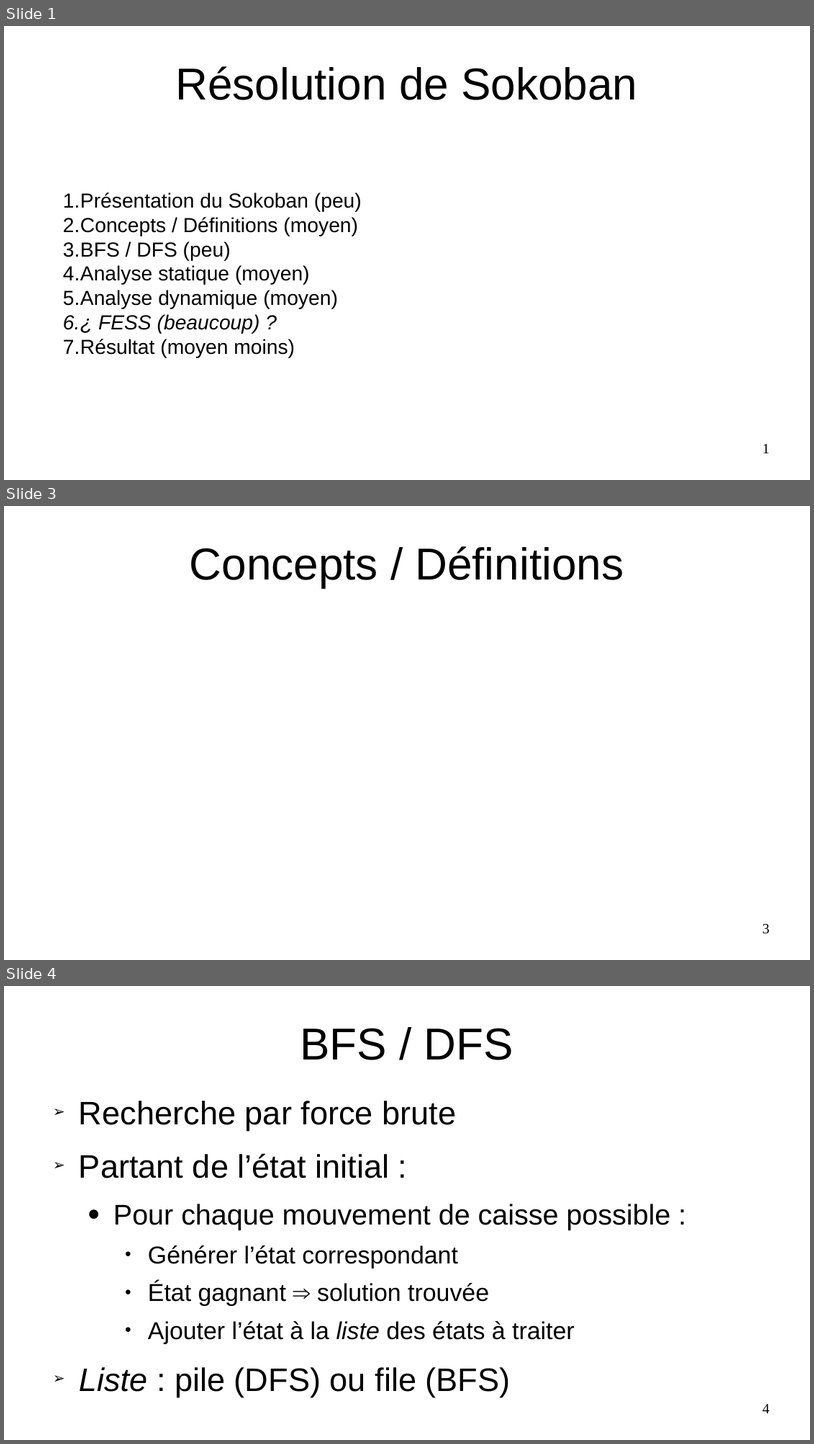
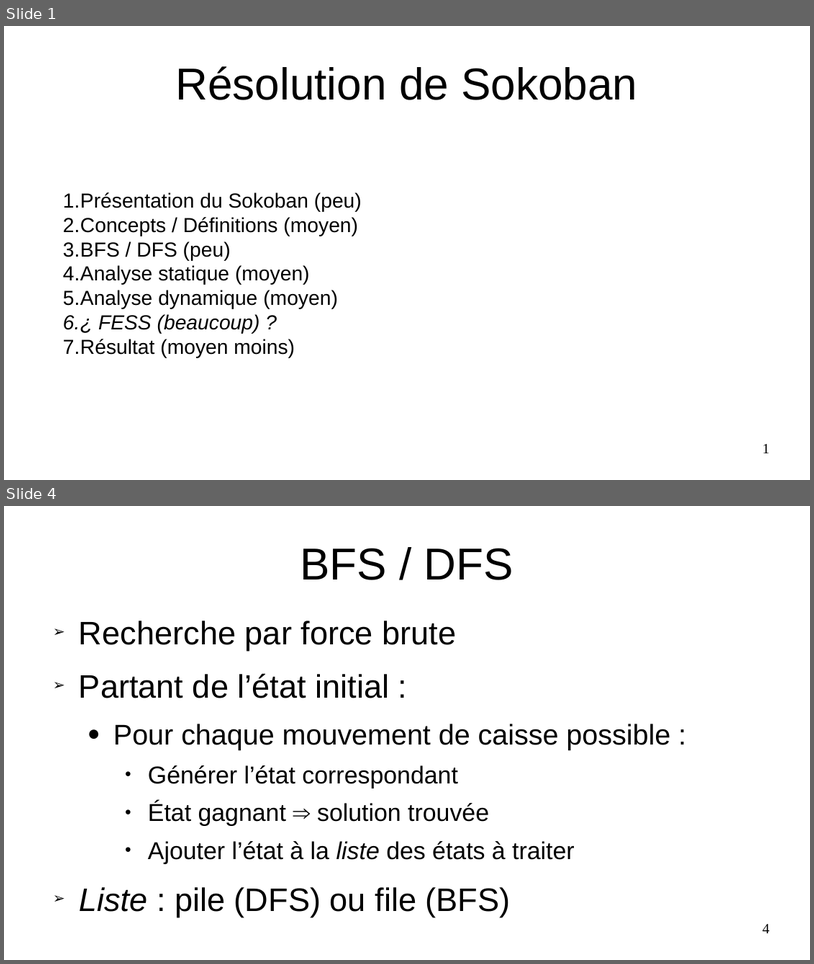
Before and after one commit to PoulpoGaz/sokoshell, a slide deck: documents/presentation.odp. Shown one above the other, each under a label of ours: slides 1, 3 and 4 before the commit, slides 1 and 4 after it; the slides between them are not shown. The pictures are 814x1444 and 814x964 pixels, drawn with LibreOffice and Linux fonts; fonts in the diff are those of the drawing. Boxes give left, top, right and bottom in pixels: in the first picture for what was removed or moved away, otherwise in the second. Text is boxed around its words. In the diff, an @@ line names an element or a change of style, - is before the commit and + after.

```diff
--- a/documents/presentation.odp
+++ b/documents/presentation.odp
@@ slide 3 removed at <box>4,506,810,960</box>, background #FFFFFF @@
@@ title removed at <box>190,546,624,587</box> @@
-Concepts / Définitions
@@ page number removed at <box>763,924,770,934</box> @@
-3
```
Also in this commit, not shown: 3 slides changed, 5 slides added, 3 other files.
